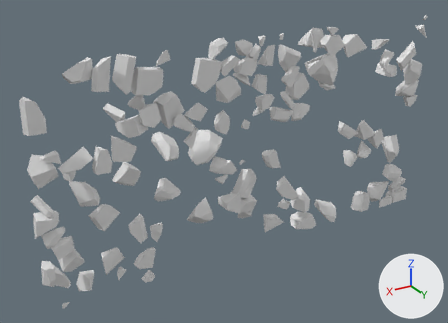
An edit to the OBJ model input/res/escape/rocks_l.obj, drawn before and after from the same camera.
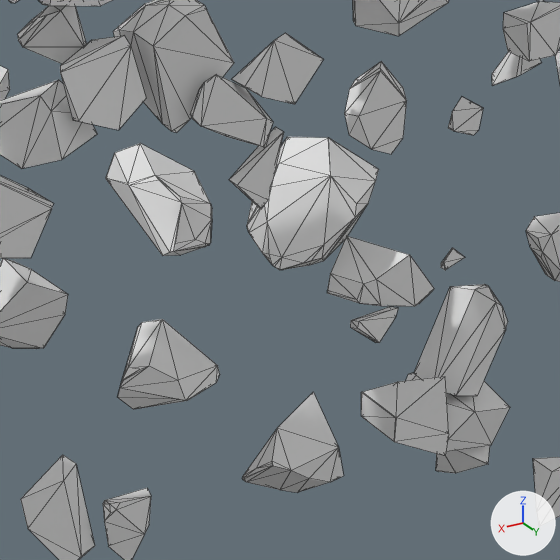
Each version appears first whole from a camera (50 mm lens) standing at (181.3, 294.2, 129.6) and looking at (13.1, 13.8, -10.6), and next in a close-up on the part from 27% to 60% of the width and 29% to 75% of the height. Every picture has the same lights, and +X, +Y and +Z are marked at lower right. The close-ups show mesh edges as thin lines. Where no turn or scale is listed for an object, it has been applied to the vertices. Vertices at the same position are counted once.

The older version as bpy lines, for what is in view:
```python
me_rocks_l = bpy.data.meshes.new('rocks_l')
me_rocks_l.from_pydata(...)  # 1746 vertices, 3064 faces; spans x -126.0..125.0, y 4.0..30.0, z -63.0..62.0
ob_rocks_l = bpy.data.objects.new('rocks_l', me_rocks_l)
ob_rocks_l.location = (0.0, 0.0, 0.0)
```
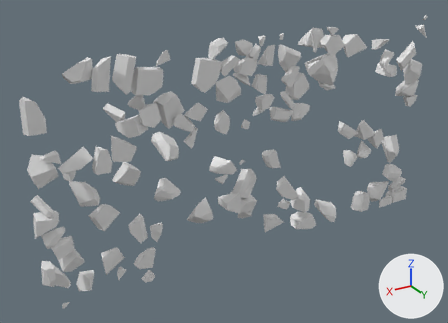
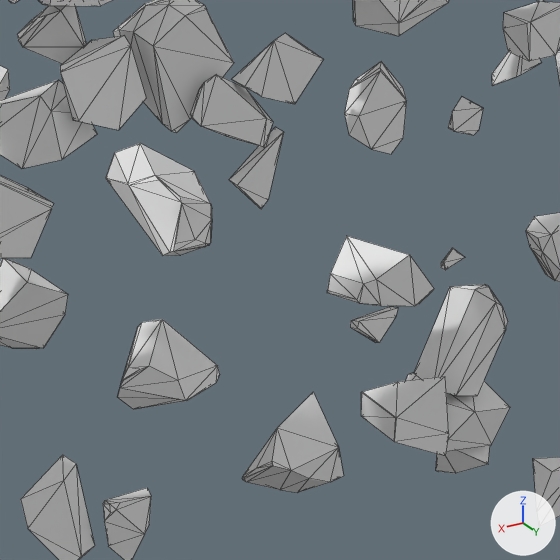
Edits to the scene script, one JSON object a line:
```json
{"block": "me_rocks_l", "where": "me_rocks_l.from_pydata(...)  # 1746 vertices, 3064 faces; spans x -126.0..125.0, y 4.0..30.0, z -63.0..62.0"}
{"block": "me_rocks_l", "where": "# used by ob_rocks_l; location = (0.0, 0.0, 0.0)"}
{"block": "me_rocks_l", "change": "me_rocks_l part 1: the loose piece of 44 vertices spanning x 18.0..37.0, y 5.0..26.0, z -7.0..13.0 is deleted"}
```

Location of each change, [x1, y1, x2, y2] in pixels of the close-ups (560 x 560 px):
```json
{"part": 1, "of": "me_rocks_l", "change": "deleted", "before": [247, 137, 379, 270]}
```
